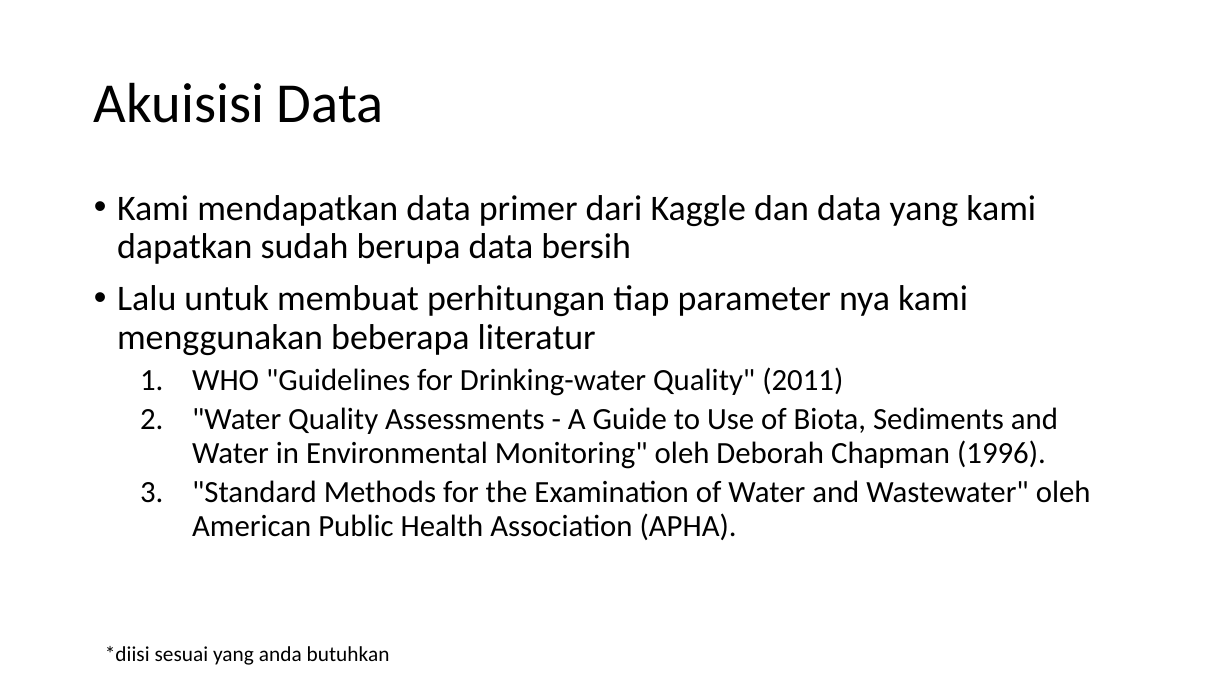
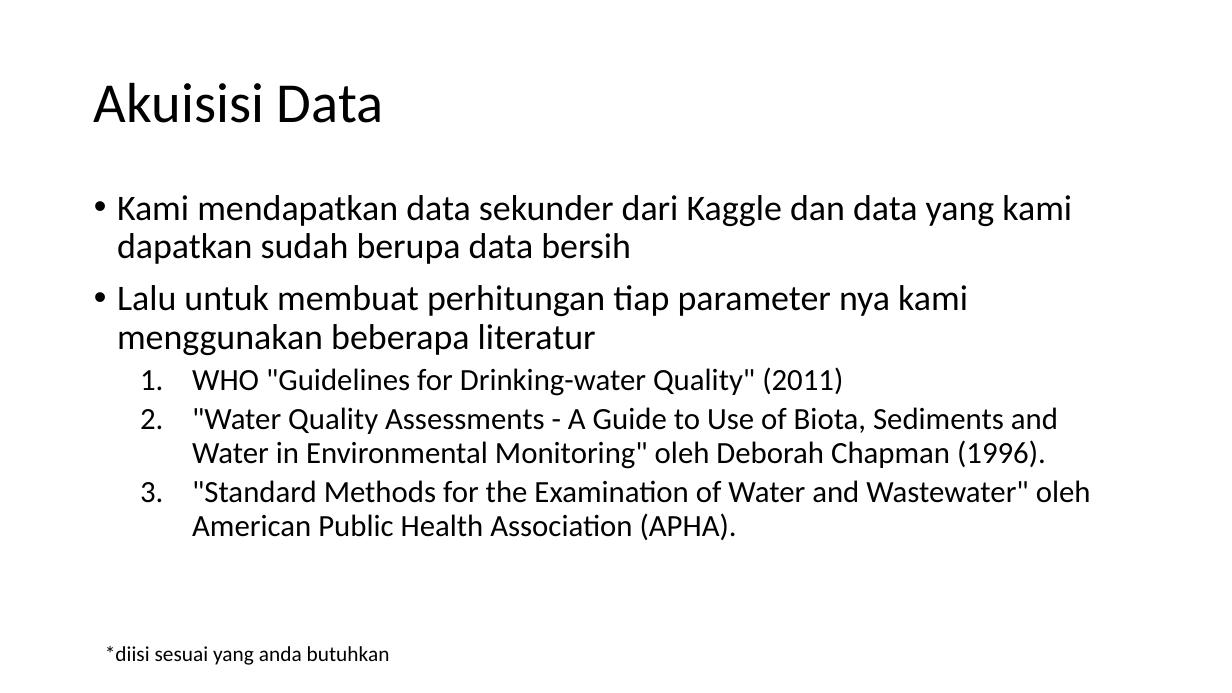
Before and after one commit to Nicholandn22/AI_OKEY, a slide deck: slide 6 of AI_akhir/AI - Pengukuran Kualitas Air.2.pptx. Drawn at 1232x693 pixels with LibreOffice and Linux fonts; fonts in the diff are those of the drawing. Boxes give left, top, right and bottom in pixels: in the first picture for what was removed or moved away, otherwise in the second. Text is boxed around its words. In the diff, an @@ line names an element or a change of style, - is before the commit and + after.

```diff
--- a/AI_akhir/AI - Pengukuran Kualitas Air.2.pptx
+++ b/AI_akhir/AI - Pengukuran Kualitas Air.2.pptx
@@ text at (117,195,1072,264): text changed @@
-• Kami mendapatkan data primer dari Kaggle dan data yang kami dapatkan sudah berupa data bersih
+• Kami mendapatkan data sekunder dari Kaggle dan data yang kami dapatkan sudah berupa data bersih
```
Also in this commit, not shown: 1 other slide changed.
